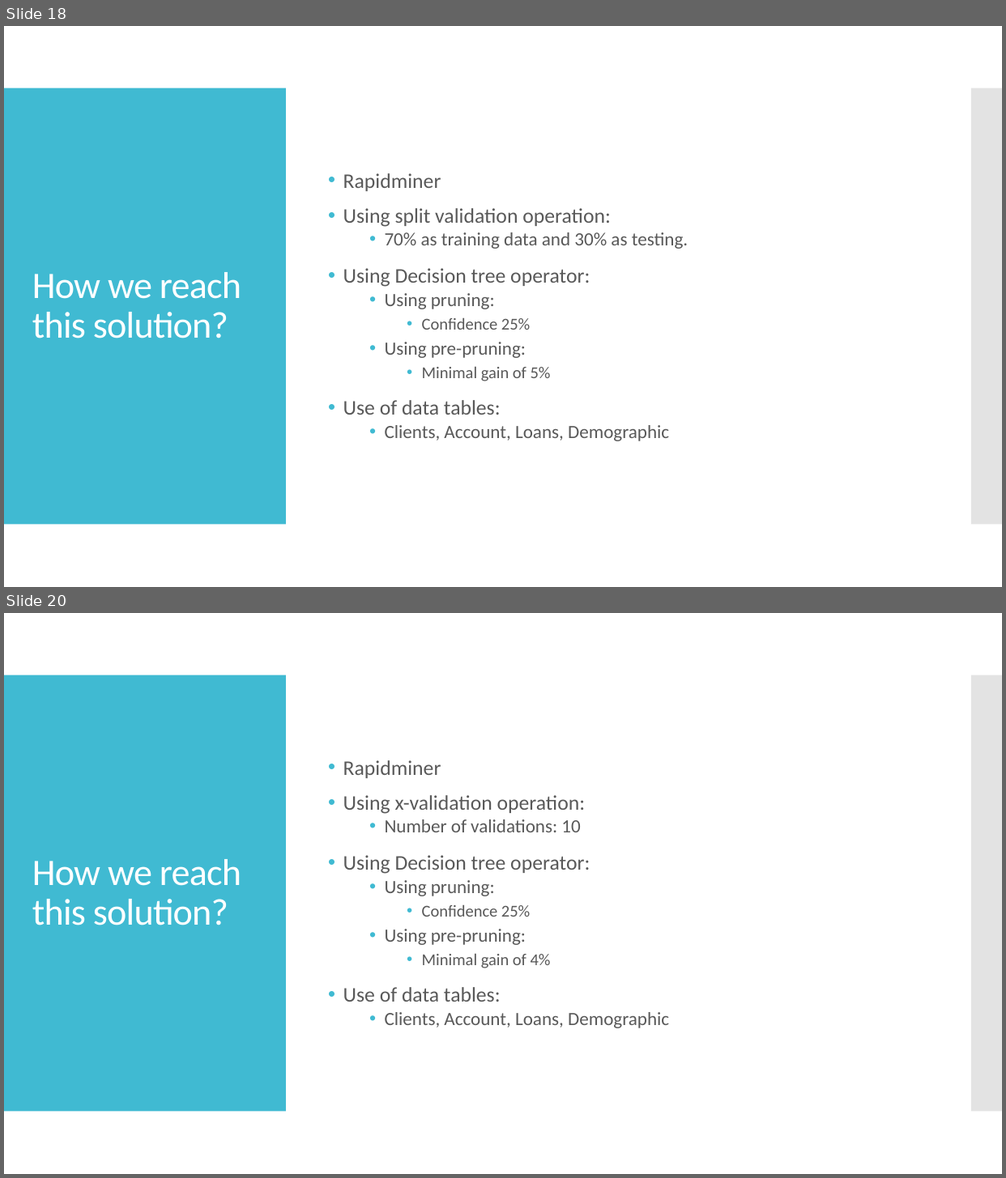
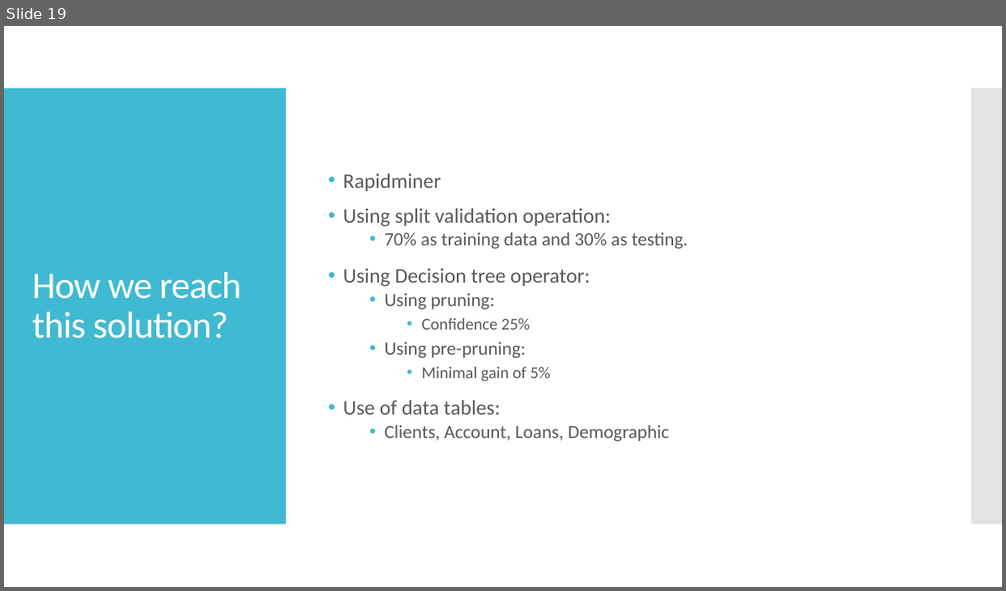
Before and after one commit to jpdias/banking-dm-case-study, a slide deck: Banking Data Mining.pptx. Shown one above the other, each under a label of ours: slides 18 and 20 before the commit, slide 19 after it; the slides between them are not shown. The pictures are 1006x1178 and 1006x591 pixels, drawn with LibreOffice and Linux fonts; fonts in the diff are those of the drawing. Boxes give left, top, right and bottom in pixels: in the first picture for what was removed or moved away, otherwise in the second. Text is boxed around its words. In the diff, an @@ line names an element or a change of style, - is before the commit and + after.

Commit message:
Added Cluster PaymentOrders_Acc in Rapidminer and respective slide in the presentation

```diff
--- a/Banking Data Mining.pptx
+++ b/Banking Data Mining.pptx
@@ slide 20 removed at [4,613,1002,1174], background #FFFFFF; not listed: 2 template elements that a slide beside it also shows @@
@@ text removed at [343,760,669,1029] @@
-• Rapidminer
-• Using x-validation operation:
-  • Number of validations: 10
-• Using Decision tree operator:
-  • Using pruning:
-    • Confidence 25%
-  • Using pre-pruning:
-    • Minimal gain of 4%
-• Use of data tables:
-  • Clients, Account, Loans, Demographic
@@ title removed at [32,859,241,926] @@
-How we reach this solution?
@@ what was slide 18 is now slide 19 @@
```
Also in this commit, not shown: 2 slides changed, 3 slides added, 2 other slides removed, 2 other files.
